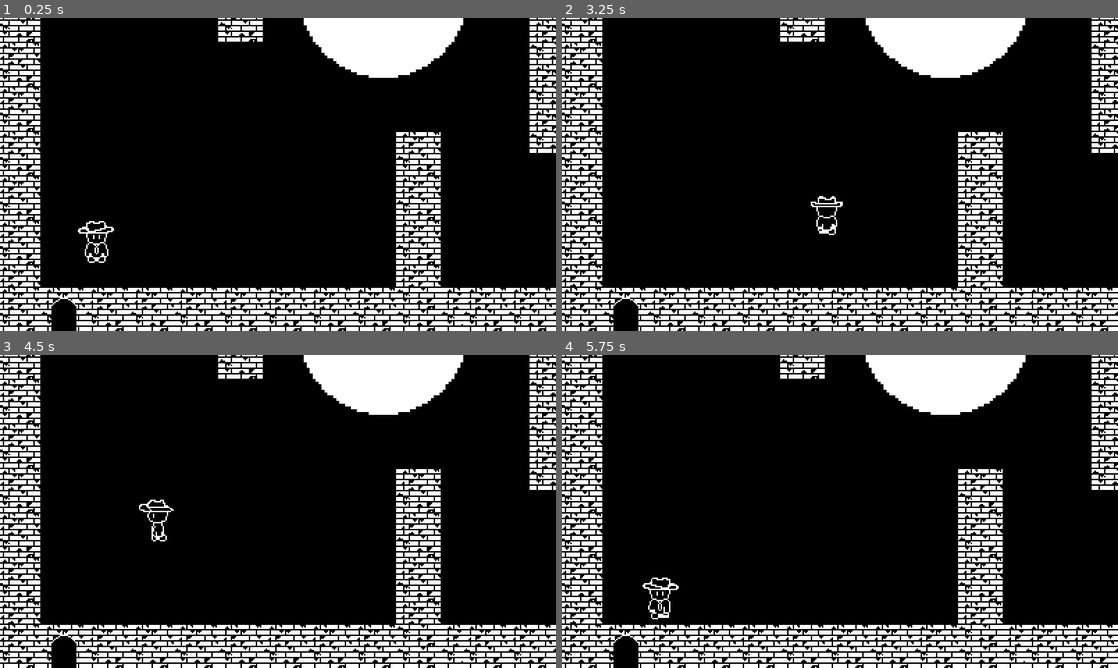
Above: before the commit, frames 1-4 (two rows, left to right).
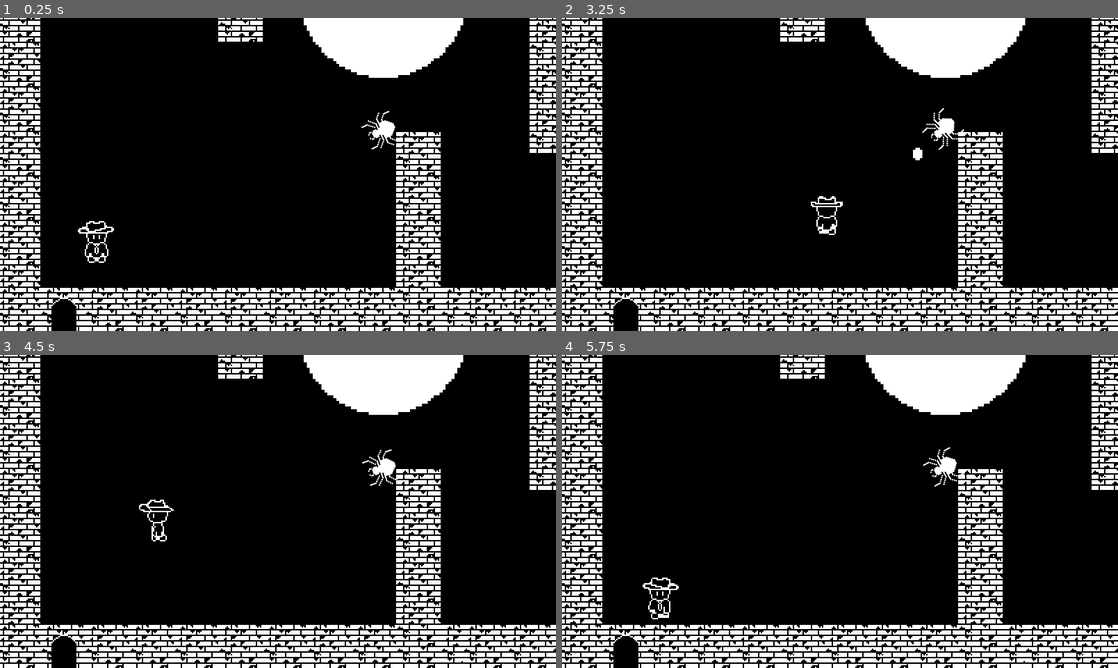
Above: after the commit, the same moments.

Repository: Tracychun13/twilight-tower
Game: Godot game, scene res://scenes/game_level_1.tscn
Same seed, same stepped clock (60 frames per second), same inputs: the game is played once before the commit and once after it.
Inputs:
- Up to frame 1 (0.25 s): no input
- Up to frame 2 (3.25 s): tap Enter at 0.5 s; hold D (right) 0.53-1.28 s; hold K (attack) 0.53-1.28 s; hold S (down) 1.28-2.03 s; tap J (shield) at 1.35, 2.85 s; hold D (right) 2.03-2.78 s; hold K (attack) 2.03-2.78 s; hold W (up) from 2.78 s (still down)
- Up to frame 3 (4.5 s): release W (up) at 3.53 s; hold K (attack) 3.53-4.28 s; hold A (left) from 3.53 s (still down); tap J (shield) at 4.35 s
- Up to frame 4 (5.75 s): release A (left) at 5.03 s; hold S (down) from 5.03 s (still down); hold K (attack) from 5.03 s (still down)

The runs differ from the first frame. In frame 1, 0.3% of the frame differs, in the area x 65-73%, y 29-42%; in frame 2, 0.3%, in the area x 63-73%, y 28-46%; in frame 3, 0.3%; in frame 4, 0.3%.

Commit message:
Added spider enemy scene

Diff:
--- a/twilight-tower/scenes/game_level_1.tscn
+++ b/twilight-tower/scenes/game_level_1.tscn
@@ -7,6 +7,7 @@
 [ext_resource type="PackedScene" uid="uid://bkxva68b8o82j" path="res://scenes/bat.tscn" id="6_ucxug"]
 [ext_resource type="PackedScene" uid="uid://d2ia8rh1mmtxd" path="res://scenes/ghost.tscn" id="7_ybydf"]
 [ext_resource type="Script" path="res://next_level_1.gd" id="8_ss6lk"]
+[ext_resource type="PackedScene" uid="uid://div3yomq2t70j" path="res://scenes/spider.tscn" id="9_ltl2o"]
 [ext_resource type="PackedScene" uid="uid://ccys3h26v3rnb" path="res://scenes/background_score.tscn" id="9_mmbuv"]
 
 [sub_resource type="NavigationPolygon" id="NavigationPolygon_ktwm2"]
@@ -545,6 +546,11 @@
 hole = NodePath("../hole")
 home = Vector2(220, 110)
 
+[node name="spider" parent="." node_paths=PackedStringArray("player") instance=ExtResource("9_ltl2o")]
+position = Vector2(-29, 43)
+level_name = "Game_1"
+player = NodePath("../Player")
+
 [node name="Next_Level" type="Area2D" parent="."]
 position = Vector2(47, 50)
 collision_mask = 2
--- /dev/null
+++ b/twilight-tower/scenes/spider.tscn
@@ -0,0 +1,100 @@
+[gd_scene load_steps=14 format=3 uid="uid://div3yomq2t70j"]
+
+[ext_resource type="Script" path="res://scripts/spider.gd" id="1_chsok"]
+[ext_resource type="Texture2D" uid="uid://bi86fdufd7x24" path="res://assets/spider/spider.png" id="1_xv6kq"]
+
+[sub_resource type="CircleShape2D" id="CircleShape2D_07h2d"]
+radius = 112.071
+
+[sub_resource type="AtlasTexture" id="AtlasTexture_rt8wt"]
+atlas = ExtResource("1_xv6kq")
+region = Rect2(0, 32, 32, 32)
+
+[sub_resource type="AtlasTexture" id="AtlasTexture_qby45"]
+atlas = ExtResource("1_xv6kq")
+region = Rect2(32, 32, 32, 32)
+
+[sub_resource type="AtlasTexture" id="AtlasTexture_47vbt"]
+atlas = ExtResource("1_xv6kq")
+region = Rect2(64, 32, 32, 32)
+
+[sub_resource type="AtlasTexture" id="AtlasTexture_nnbwj"]
+atlas = ExtResource("1_xv6kq")
+region = Rect2(96, 32, 32, 32)
+
+[sub_resource type="AtlasTexture" id="AtlasTexture_tjl24"]
+atlas = ExtResource("1_xv6kq")
+region = Rect2(128, 32, 32, 32)
+
+[sub_resource type="AtlasTexture" id="AtlasTexture_pcmev"]
+atlas = ExtResource("1_xv6kq")
+region = Rect2(160, 32, 32, 32)
+
+[sub_resource type="AtlasTexture" id="AtlasTexture_8vm4b"]
+atlas = ExtResource("1_xv6kq")
+region = Rect2(192, 32, 32, 32)
+
+[sub_resource type="AtlasTexture" id="AtlasTexture_bba7t"]
+atlas = ExtResource("1_xv6kq")
+region = Rect2(224, 32, 32, 32)
+
+[sub_resource type="AtlasTexture" id="AtlasTexture_2bwjl"]
+atlas = ExtResource("1_xv6kq")
+region = Rect2(256, 32, 32, 32)
+
+[sub_resource type="SpriteFrames" id="SpriteFrames_u7srs"]
+animations = [{
+"frames": [{
+"duration": 1.0,
+"texture": SubResource("AtlasTexture_rt8wt")
+}, {
+"duration": 1.0,
+"texture": SubResource("AtlasTexture_qby45")
+}, {
+"duration": 1.0,
+"texture": SubResource("AtlasTexture_47vbt")
+}, {
+"duration": 1.0,
+"texture": SubResource("AtlasTexture_nnbwj")
+}, {
+"duration": 1.0,
+"texture": SubResource("AtlasTexture_tjl24")
+}, {
+"duration": 1.0,
+"texture": SubResource("AtlasTexture_pcmev")
+}, {
+"duration": 1.0,
+"texture": SubResource("AtlasTexture_8vm4b")
+}, {
+"duration": 1.0,
+"texture": SubResource("AtlasTexture_bba7t")
+}, {
+"duration": 1.0,
+"texture": SubResource("AtlasTexture_2bwjl")
+}],
+"loop": true,
+"name": &"default",
+"speed": 5.0
+}]
+
+[node name="spider" type="Node2D"]
+script = ExtResource("1_chsok")
+
+[node name="Timer" type="Timer" parent="."]
+wait_time = 1.5
+autostart = true
+
+[node name="activation_region" type="Area2D" parent="."]
+collision_mask = 3
+
+[node name="CollisionShape2D" type="CollisionShape2D" parent="activation_region"]
+shape = SubResource("CircleShape2D_07h2d")
+
+[node name="AnimatedSprite2D" type="AnimatedSprite2D" parent="."]
+rotation = 4.71239
+sprite_frames = SubResource("SpriteFrames_u7srs")
+frame_progress = 0.195541
+
+[connection signal="timeout" from="Timer" to="." method="_on_timer_timeout"]
+[connection signal="body_entered" from="activation_region" to="." method="_on_activation_region_body_entered"]
+[connection signal="body_exited" from="activation_region" to="." method="_on_activation_region_body_exited"]
--- /dev/null
+++ b/twilight-tower/scenes/web_spit.tscn
@@ -0,0 +1,95 @@
+[gd_scene load_steps=14 format=3 uid="uid://c780vmjfl4bvl"]
+
+[ext_resource type="Texture2D" uid="uid://bi86fdufd7x24" path="res://assets/spider/spider.png" id="1_j5j4d"]
+[ext_resource type="Script" path="res://scripts/web_spit.gd" id="1_ma7rl"]
+
+[sub_resource type="AtlasTexture" id="AtlasTexture_k6s3o"]
+atlas = ExtResource("1_j5j4d")
+region = Rect2(0, 64, 32, 32)
+
+[sub_resource type="AtlasTexture" id="AtlasTexture_8p3kk"]
+atlas = ExtResource("1_j5j4d")
+region = Rect2(32, 64, 32, 32)
+
+[sub_resource type="AtlasTexture" id="AtlasTexture_hvvpj"]
+atlas = ExtResource("1_j5j4d")
+region = Rect2(64, 64, 32, 32)
+
+[sub_resource type="AtlasTexture" id="AtlasTexture_su41f"]
+atlas = ExtResource("1_j5j4d")
+region = Rect2(96, 64, 32, 32)
+
+[sub_resource type="AtlasTexture" id="AtlasTexture_gm0xk"]
+atlas = ExtResource("1_j5j4d")
+region = Rect2(128, 64, 32, 32)
+
+[sub_resource type="AtlasTexture" id="AtlasTexture_krbdl"]
+atlas = ExtResource("1_j5j4d")
+region = Rect2(160, 64, 32, 32)
+
+[sub_resource type="AtlasTexture" id="AtlasTexture_uyk3y"]
+atlas = ExtResource("1_j5j4d")
+region = Rect2(192, 64, 32, 32)
+
+[sub_resource type="AtlasTexture" id="AtlasTexture_2tm7d"]
+atlas = ExtResource("1_j5j4d")
+region = Rect2(224, 64, 32, 32)
+
+[sub_resource type="AtlasTexture" id="AtlasTexture_v5wfh"]
+atlas = ExtResource("1_j5j4d")
+region = Rect2(256, 64, 32, 32)
+
+[sub_resource type="SpriteFrames" id="SpriteFrames_defrr"]
+animations = [{
+"frames": [{
+"duration": 1.0,
+"texture": SubResource("AtlasTexture_k6s3o")
+}, {
+"duration": 1.0,
+"texture": SubResource("AtlasTexture_8p3kk")
+}, {
+"duration": 1.0,
+"texture": SubResource("AtlasTexture_hvvpj")
+}, {
+"duration": 1.0,
+"texture": SubResource("AtlasTexture_su41f")
+}, {
+"duration": 1.0,
+"texture": SubResource("AtlasTexture_gm0xk")
+}, {
+"duration": 1.0,
+"texture": SubResource("AtlasTexture_krbdl")
+}, {
+"duration": 1.0,
+"texture": SubResource("AtlasTexture_uyk3y")
+}, {
+"duration": 1.0,
+"texture": SubResource("AtlasTexture_2tm7d")
+}, {
+"duration": 1.0,
+"texture": SubResource("AtlasTexture_v5wfh")
+}],
+"loop": true,
+"name": &"default",
+"speed": 8.0
+}]
+
+[sub_resource type="CapsuleShape2D" id="CapsuleShape2D_ml3p4"]
+radius = 8.0
+height = 42.0
+
+[node name="web_spit" type="Node2D"]
+script = ExtResource("1_ma7rl")
+
+[node name="AnimatedSprite2D" type="AnimatedSprite2D" parent="."]
+position = Vector2(4.03897e-28, 15)
+scale = Vector2(1.71875, 1.5)
+sprite_frames = SubResource("SpriteFrames_defrr")
+frame_progress = 0.308402
+
+[node name="Area2D" type="Area2D" parent="."]
+
+[node name="CollisionShape2D" type="CollisionShape2D" parent="Area2D"]
+shape = SubResource("CapsuleShape2D_ml3p4")
+
+[connection signal="body_entered" from="Area2D" to="." method="_on_area_2d_body_entered"]
--- a/twilight-tower/scripts/character.gd
+++ b/twilight-tower/scripts/character.gd
@@ -5,6 +5,7 @@
 var ghost_drag_vector = Vector2(0.0, 0.0)
 var is_attacking = false
 var can_attack = false
+var is_detained = false
 var is_captured_by_ghost = false
 var health = 100;
 var shieldHealth = 100;
@@ -59,9 +60,15 @@
 	else:
 		velocity = ZERO_VEC
 
+'''
+Handles the event of the player getting shot by a web shot
+'''
+func shot_by_web() -> void:
+	print("got shot")
+	#is_detained = true
+
 # when bat hits the player call this
 func playerDamaged(value):
-
 	if(is_shielding and shieldHealth > 0):
 		shieldHealth -= value
 		print(shieldHealth)
@@ -69,7 +76,7 @@
 		health -= value
 		print(health)
 		if(health == 0):
-			die();
+			die()
 		sprite2d.play("hurt")
 	else:
 		die();
--- a/twilight-tower/scripts/light_area.gd
+++ b/twilight-tower/scripts/light_area.gd
@@ -5,9 +5,7 @@
 @export var ghost: Node2D
 
 func _on_area_2d_body_entered(body: Node2D) -> void:
-	print("something entered")
 	if body == player:
-		print("playerEntered")
 		player.toggle_can_attack()
 
 
--- /dev/null
+++ b/twilight-tower/scripts/spider.gd
@@ -0,0 +1,35 @@
+extends Node2D
+
+@export var level_name: String
+@export var player: CharacterBody2D
+@onready var main = get_tree().get_root().get_node(level_name)
+@onready var spit = load("res://scenes/web_spit.tscn")
+var can_shoot = false
+
+func _ready() -> void:
+	#shoot_web()
+	pass
+
+func shoot_web() -> void:
+	var web = spit.instantiate()
+	web.direction = (global_position-player.position).normalized()
+	web.spawn_position = self.position
+	web.player = player
+	main.add_child.call_deferred(web)
+
+func _process(delta: float) -> void:
+	look_at(player.position)
+
+func _on_activation_region_body_entered(body: Node2D) -> void:
+	if body == player :
+		can_shoot = true
+
+
+func _on_activation_region_body_exited(body: Node2D) -> void:
+	if body == player:
+		can_shoot = false
+
+
+func _on_timer_timeout() -> void:
+	if can_shoot and not player.is_detained:
+		shoot_web()
--- /dev/null
+++ b/twilight-tower/scripts/web_spit.gd
@@ -0,0 +1,24 @@
+extends Node2D
+
+const SPEED = 100
+
+var player: CharacterBody2D
+var direction: Vector2
+var spawn_position: Vector2
+var velocity = Vector2()
+
+# Called when the node enters the scene tree for the first time.
+func _ready() -> void:
+	global_position = spawn_position
+
+
+# Called every frame. 'delta' is the elapsed time since the previous frame.
+func _process(delta: float) -> void:
+	velocity = -SPEED*direction
+	self.translate(velocity*delta)
+
+
+func _on_area_2d_body_entered(body: Node2D) -> void:
+	queue_free()
+	if body == player:
+		player.shot_by_web()
Binary file added: twilight-tower/assets/spider/spider.png
Not shown, added: twilight-tower/assets/spider/spider.png.import
Not shown: 1 places in twilight-tower/scenes/game_level_1.tscn that only renumber resources
Not shown, changed: twilight-tower/.DS_Store
Not shown, changed: twilight-tower/assets/.DS_Store
Not shown, added: twilight-tower/assets/spider/.DS_Store
